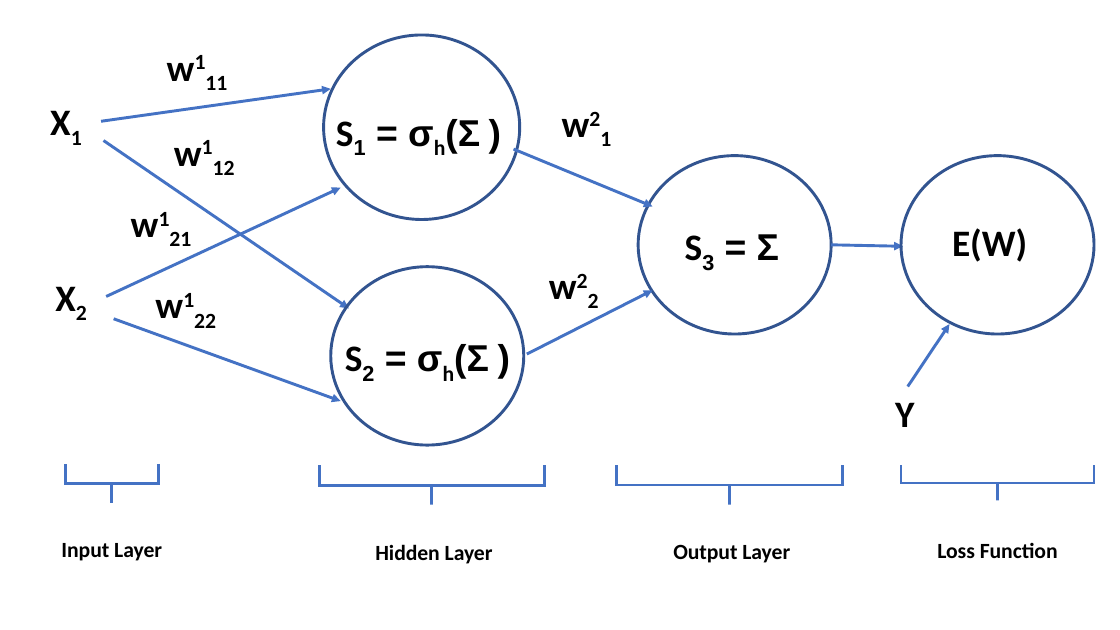
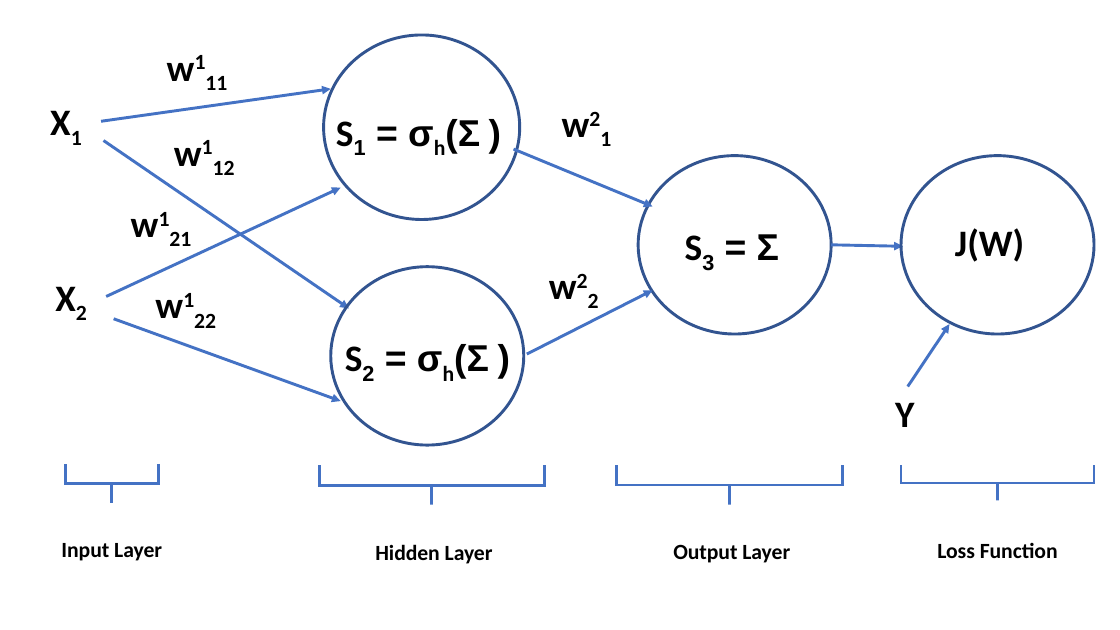
Before and after one commit to StephenElston/MachineLearning530, a slide deck: slide 8 of Lesson1/Figures/Lesson1Figures.pptx. Drawn at 1120x630 pixels with LibreOffice and Linux fonts; fonts in the diff are those of the drawing. Boxes give left, top, right and bottom in pixels: in the first picture for what was removed or moved away, otherwise in the second. Text is boxed around its words. In the diff, an @@ line names an element or a change of style, - is before the commit and + after.

```diff
--- a/Lesson1/Figures/Lesson1Figures.pptx
+++ b/Lesson1/Figures/Lesson1Figures.pptx
@@ text at (955, 228, 1024, 262): text changed @@
-E(W)
+J(W)
```
Also in this commit, not shown: 3 other files.
